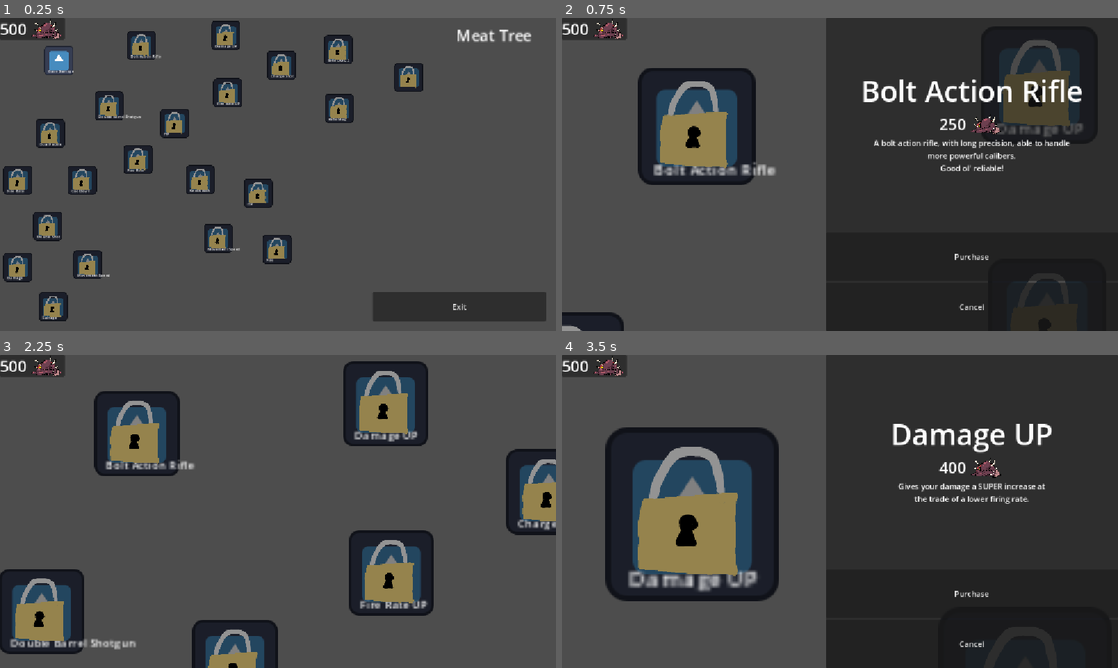
Above: before the commit, frames 1-4 (two rows, left to right).
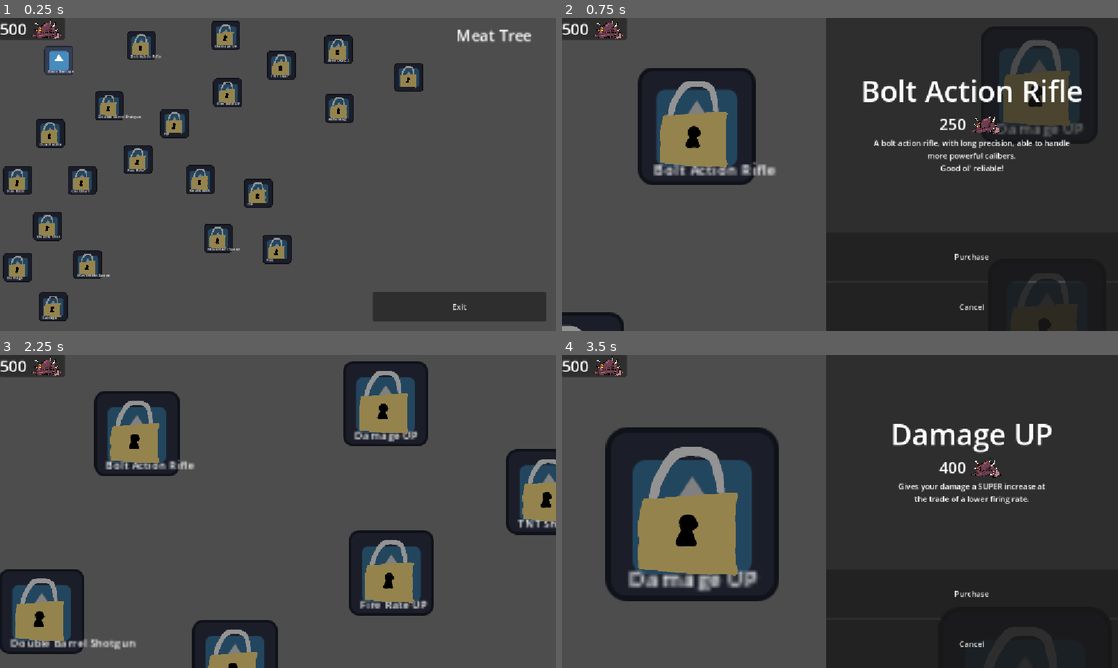
Above: after the commit, the same moments.

Repository: gmuGADIG/DEADSHOT
Game: Godot game, scene res://menu/skill_tree/skill_tree.tscn
Same seed, same stepped clock (60 frames per second), same inputs: the game is played once before the commit and once after it. This scene is started directly instead of the project's main scene. The engine's default icon, where the game draws it, is replaced by a stand-in: a white triangle on a blue panel in a dark square.
Inputs:
- Up to frame 1 (0.25 s): no input
- Up to frame 2 (0.75 s): click "Bolt Action Rifle" at 0.5 s
- Up to frame 3 (2.25 s): click "Purchase" at 1.25 s; click "Cancel" at 2 s
- Up to frame 4 (3.5 s): click "Damage UP" at 2.75 s

The runs differ from the first frame. In frame 1, less than 0.1% of the frame differs, in the area x 48-53%, y 18-20%; in frame 2, nothing differs; in frame 3, 0.1%, in the area x 93-100%, y 52-56%; in frame 4, nothing differs.

Commit message:
Skill Tree Path
Made so now only one branch of the skill tree can be unlocked.

Diff:
--- a/menu/skill_tree/skill_button.gd
+++ b/menu/skill_tree/skill_button.gd
@@ -16,6 +16,8 @@
 
 @onready var skill_branch : Line2D = Line2D.new()
 @export var dependencies : Array[Skill_Button]
+@export var evil_dependencies : Array[Skill_Button] #it is just the opposite of regular dependecies,
+# so if you have any of the dependencies unlocked you cant unlock this one
 @export var itemDesc : SkillDesc
 
 var state : State:
@@ -64,6 +66,12 @@
 func update_state() -> void:
 	if state == State.PURCHASED:
 		return
+
+	for evil_dependency : Skill_Button in evil_dependencies:
+		if evil_dependency.state == State.PURCHASED:
+			state = State.LOCKED
+			shake()
+			return
 
 	for dependency : Skill_Button in dependencies:
 		if dependency.state != State.PURCHASED:
--- a/menu/skill_tree/skill_tree.tscn
+++ b/menu/skill_tree/skill_tree.tscn
@@ -53,26 +53,34 @@
 
 [sub_resource type="Resource" id="Resource_6jgdw"]
 script = ExtResource("4_8qlyr")
-skill_name = "Charge Shot"
+skill_name = "TNT Shot"
 skill_image = ExtResource("5_3b2bh")
-skill_uid = 16
+skill_description = "tgrsyifhese (: tnt haha explosion
+"
+skill_meat_cost = 600
+skill_uid = 128
 metadata/_custom_type_script = "uid://ce2k6qyx3sk68"
 
 [sub_resource type="Resource" id="Resource_yrbjn"]
 script = ExtResource("4_8qlyr")
 skill_name = "Rifle DMG 2"
+skill_description = "Upgrade the damage you deal at the expense of lowering the amount of HP you have."
+skill_meat_cost = 700
 skill_uid = 32
 metadata/_custom_type_script = "uid://ce2k6qyx3sk68"
 
 [sub_resource type="Resource" id="Resource_oh6w3"]
 script = ExtResource("4_8qlyr")
 skill_name = "Rifle Mag"
+skill_description = "Upgrade your magazine length allowing you to hold more bullets at the cost of slower movement speed."
+skill_meat_cost = 700
 skill_uid = 64
 metadata/_custom_type_script = "uid://ce2k6qyx3sk68"
 
 [sub_resource type="Resource" id="Resource_77k0x"]
 script = ExtResource("4_8qlyr")
-skill_description = "Your bullets are now explosive."
+skill_description = "Chargeing or whatever
+8>[ ^)]  -Tenna"
 skill_uid = 128
 metadata/_custom_type_script = "uid://ce2k6qyx3sk68"
 
@@ -80,9 +88,7 @@
 script = ExtResource("4_8qlyr")
 skill_name = "Double Barrel Shotgun"
 skill_image = ExtResource("6_ph0jt")
-skill_description = "A simple double-barrel shotgun, favoring
-fire power over fire rate and accuracy.
-Packs a punch!"
+skill_description = "A simple double-barrel shotgun, favoring fire power over fire rate and accuracy. Packs a punch!"
 skill_meat_cost = 250
 skill_uid = 256
 metadata/_custom_type_script = "uid://ce2k6qyx3sk68"
@@ -90,6 +96,8 @@
 [sub_resource type="Resource" id="Resource_x1cyl"]
 script = ExtResource("4_8qlyr")
 skill_name = "Fire Rate"
+skill_description = "Increase the firing rate of your shotgun, but lowers the damage it deals"
+skill_meat_cost = 400
 skill_uid = 512
 metadata/_custom_type_script = "uid://ce2k6qyx3sk68"
 
@@ -227,7 +235,7 @@
 offset_bottom = 118.0
 itemDesc = SubResource("Resource_lmf3w")
 
-[node name="R1" parent="SkillButtons" node_paths=PackedStringArray("dependencies") instance=ExtResource("2_3f6vw")]
+[node name="R1" parent="SkillButtons" node_paths=PackedStringArray("dependencies", "evil_dependencies") instance=ExtResource("2_3f6vw")]
 layout_mode = 0
 anchors_preset = 0
 anchor_right = 0.0
@@ -237,9 +245,10 @@
 offset_right = 315.0
 offset_bottom = 86.0
 dependencies = [NodePath("../Base")]
+evil_dependencies = [NodePath("../D1"), NodePath("../B1")]
 itemDesc = SubResource("Resource_3b2bh")
 
-[node name="R2_1" parent="SkillButtons" node_paths=PackedStringArray("dependencies") instance=ExtResource("2_3f6vw")]
+[node name="R2_1" parent="SkillButtons" node_paths=PackedStringArray("dependencies", "evil_dependencies") instance=ExtResource("2_3f6vw")]
 layout_mode = 0
 anchors_preset = 0
 anchor_right = 0.0
@@ -249,6 +258,7 @@
 offset_right = 490.0
 offset_bottom = 65.0
 dependencies = [NodePath("../R1")]
+evil_dependencies = [NodePath("../D1"), NodePath("../B1")]
 itemDesc = SubResource("Resource_8qlyr")
 
 [node name="R2_2" parent="SkillButtons" node_paths=PackedStringArray("dependencies") instance=ExtResource("2_3f6vw")]
@@ -311,7 +321,7 @@
 dependencies = [NodePath("../R4_1"), NodePath("../R4_2")]
 itemDesc = SubResource("Resource_77k0x")
 
-[node name="D1" parent="SkillButtons" node_paths=PackedStringArray("dependencies") instance=ExtResource("2_3f6vw")]
+[node name="D1" parent="SkillButtons" node_paths=PackedStringArray("dependencies", "evil_dependencies") instance=ExtResource("2_3f6vw")]
 layout_mode = 0
 anchors_preset = 0
 anchor_right = 0.0
@@ -321,6 +331,7 @@
 offset_right = 248.0
 offset_bottom = 211.0
 dependencies = [NodePath("../Base")]
+evil_dependencies = [NodePath("../R1"), NodePath("../B1")]
 itemDesc = SubResource("Resource_fin66")
 
 [node name="D2_1" parent="SkillButtons" node_paths=PackedStringArray("dependencies") instance=ExtResource("2_3f6vw")]
@@ -395,7 +406,7 @@
 dependencies = [NodePath("../D4_1"), NodePath("../D4_2")]
 itemDesc = SubResource("Resource_idjr8")
 
-[node name="B1" parent="SkillButtons" node_paths=PackedStringArray("dependencies") instance=ExtResource("2_3f6vw")]
+[node name="B1" parent="SkillButtons" node_paths=PackedStringArray("dependencies", "evil_dependencies") instance=ExtResource("2_3f6vw")]
 layout_mode = 0
 anchors_preset = 0
 anchor_right = 0.0
@@ -405,6 +416,7 @@
 offset_right = 126.0
 offset_bottom = 268.0
 dependencies = [NodePath("../Base")]
+evil_dependencies = [NodePath("../R1"), NodePath("../D1")]
 itemDesc = SubResource("Resource_jggre")
 
 [node name="B2_1" parent="SkillButtons" node_paths=PackedStringArray("dependencies") instance=ExtResource("2_3f6vw")]
Not shown: 1 places in menu/skill_tree/skill_tree.tscn that only renumber resources
